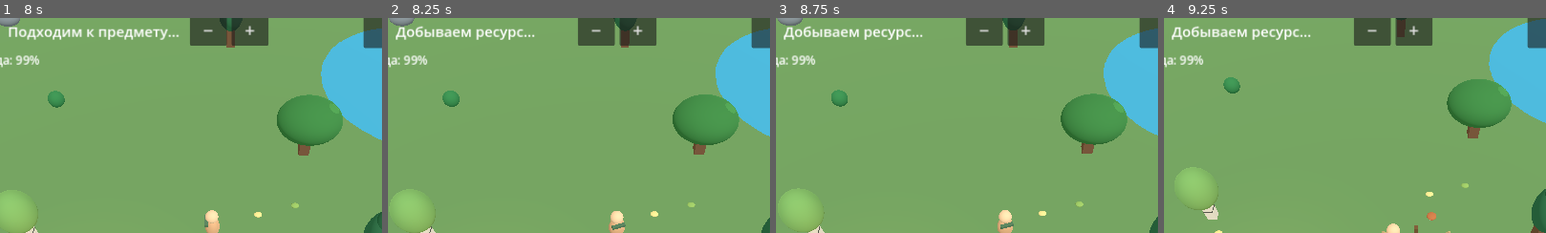
Above: before the commit, frames 1-4 (left to right).
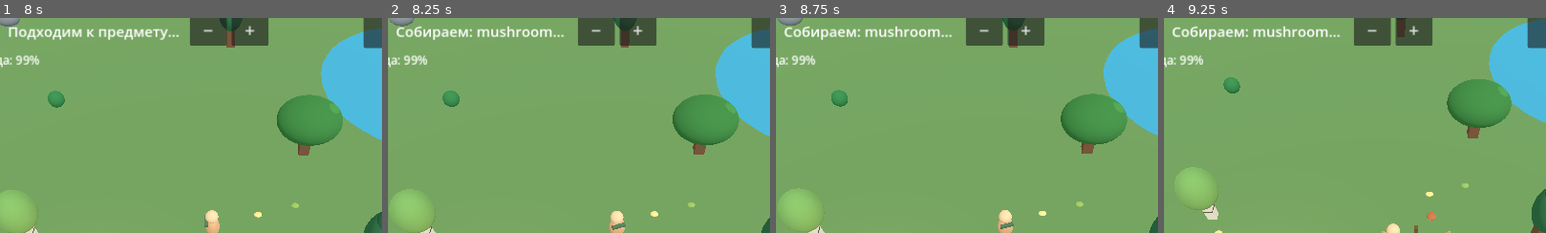
Above: after the commit, the same moments.

Repository: hjz2tz7cgv-ctrl/DikiyKrayGodot
Game: Godot game, scene res://scenes/main.tscn
Same seed, same stepped clock (60 frames per second), same inputs: the game is played once before the commit and once after it.
Inputs (mouse positions are % of the whole screen's width and height, from its top left):
- Up to frame 1 (8 s): click "Пожарить мясо у костра" at 0.5 s; click "Рюкзак" at 1.25 s; click "Действие" at 2 s; click "Крафт" at 2.75 s; click "Закрыть" at 3.5 s; click "−" at 4.25 s; move the mouse to (45, 70) at 5.02 s; hold Up (ui_up) 5.03-5.75 s; click (45, 70) at 5.17 s; drag from (80, 65) to (45, 70) at 5.77 s; click "Собрать грибы" at 6.5 s; move the mouse to (20, 35) at 7.27 s; hold Left (ui_left) from 7.28 s (still down); click (20, 35) at 7.42 s
- Up to frame 2 (8.25 s): release Left (ui_left) at 8 s; drag from (55, 50) to (20, 35) at 8.02 s
- Up to frame 3 (8.75 s): no input
- Up to frame 4 (9.25 s): move the mouse to (35, 25) at 8.77 s; hold Down (ui_down) from 8.78 s (still down); click (35, 25) at 8.92 s
The pictures show only the part of the screen within x 20-70%, y 2-52%; the shares and areas given below are measured in that part.

Frame 1 is identical in both runs. In frame 2, 1.2% of the frame differs, in the area x 2-46%, y 3-11%; in frame 3, 1.2%; in frame 4, 1.2%.

Commit message:
Add files via upload

Diff:
--- a/scripts/main.gd
+++ b/scripts/main.gd
@@ -74,6 +74,7 @@
 var zoom_label: Label
 var action_button: Button
 var nearby_button: Button
+var nearby_touch_ids: Dictionary = {}
 var water_portions := 0
 var action_menu: PanelContainer
 var action_list: VBoxContainer
@@ -579,6 +580,7 @@
     nearby_button.focus_mode = Control.FOCUS_NONE
     nearby_button.visible = false
     nearby_button.pressed.connect(_perform_nearby_action)
+    nearby_button.gui_input.connect(_nearby_button_gui_input)
     # Используем тот же HUD, что и работающие кнопки «Рюкзак» и «Действие».
     # Якоря задаются относительно реального размера экрана.
     root.add_child(nearby_button)
@@ -855,13 +857,22 @@
     if nearby_action_kind != "":
         nearby_button.show()
 
+func _nearby_button_gui_input(event: InputEvent) -> void:
+    if event is InputEventScreenTouch:
+        if event.pressed:
+            nearby_touch_ids[event.index] = true
+        else:
+            nearby_touch_ids.erase(event.index)
+        get_viewport().set_input_as_handled()
+
 func _perform_nearby_action() -> void:
-    _update_nearby_action()
-    if nearby_action_kind == "cook":
+    # Не пересчитываем/прячем кнопку до обработки нажатия.
+    var chosen_kind: String = nearby_action_kind
+    if chosen_kind == "cook":
         _survival_action("cook")
-    elif nearby_action_kind == "water":
+    elif chosen_kind == "water":
         _survival_action("water")
-    elif nearby_action_kind == "drop":
+    elif chosen_kind == "drop":
         var here := Vector2(player.global_position.x, player.global_position.z)
         var closest := -1
         var best := 4.0
@@ -872,7 +883,7 @@
                 closest = i
         if closest >= 0:
             _pickup_index(closest)
-    elif nearby_action_kind == "resource":
+    elif chosen_kind == "resource":
         var index := _nearest_resource()
         if index >= 0 and bool(resources[index]["alive"]):
             # Та же добыча, что при нажатии непосредственно на гриб,
@@ -880,6 +891,7 @@
             pending_index = -1
             pending_kind = ""
             _begin_mining(index)
+            # Сбор ягод и грибов короткий; дерево и камень добываются со шкалой.
     _update_nearby_action()
 
 func _nearest_resource() -> int:
@@ -965,7 +977,7 @@
     target_resource = index
     mining_active = true
     mining_progress = 0.0
-    status_message = "Добываем ресурс…"
+    status_message = "Собираем: " + str(resources[index]["kind"]) + "…"
     _update_ui()
 
 func _stop_mining() -> void:
@@ -1203,6 +1215,9 @@
                 gather_direction = Vector2.ZERO
         else:
             active_touches.erase(event.index)
+            if nearby_touch_ids.has(event.index):
+                nearby_touch_ids.erase(event.index)
+                return
             if event.index == joystick_touch:
                 joystick_touch = -1
                 touch_move = Vector2.ZERO
@@ -1213,9 +1228,13 @@
                 gather_direction = Vector2.ZERO
                 if event.position.distance_to(gather_origin) < 18.0:
                     _tap_world(event.position)
+            elif nearby_button != null and Rect2(nearby_button.global_position, nearby_button.size).has_point(event.position):
+                return
             elif active_touches.is_empty() and not (event.position.y < 70.0 and absf(event.position.x - get_viewport().get_visible_rect().size.x * 0.5) < 80.0):
                 _tap_world(event.position)
     elif event is InputEventScreenDrag:
+        if nearby_touch_ids.has(event.index):
+            return
         # Пальцы независимы: левый всегда двигает героя, правый — камеру.
         # Используем координаты КОНКРЕТНОГО пальца, не event.relative,
         # который в мобильном браузере может прыгать при двух касаниях.
@@ -1234,4 +1253,6 @@
         elif event.button_index == MOUSE_BUTTON_WHEEL_DOWN:
             _zoom(1.0)
         elif event.button_index == MOUSE_BUTTON_LEFT:
+            if nearby_button != null and nearby_button.visible and nearby_button.get_global_rect().has_point(event.position):
+                return
             _tap_world(event.position)
